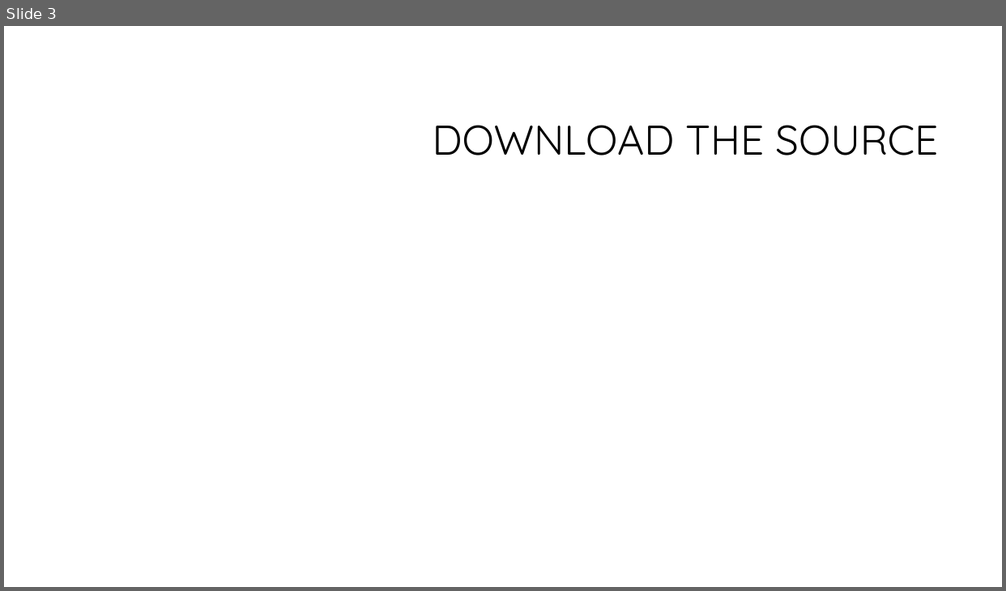
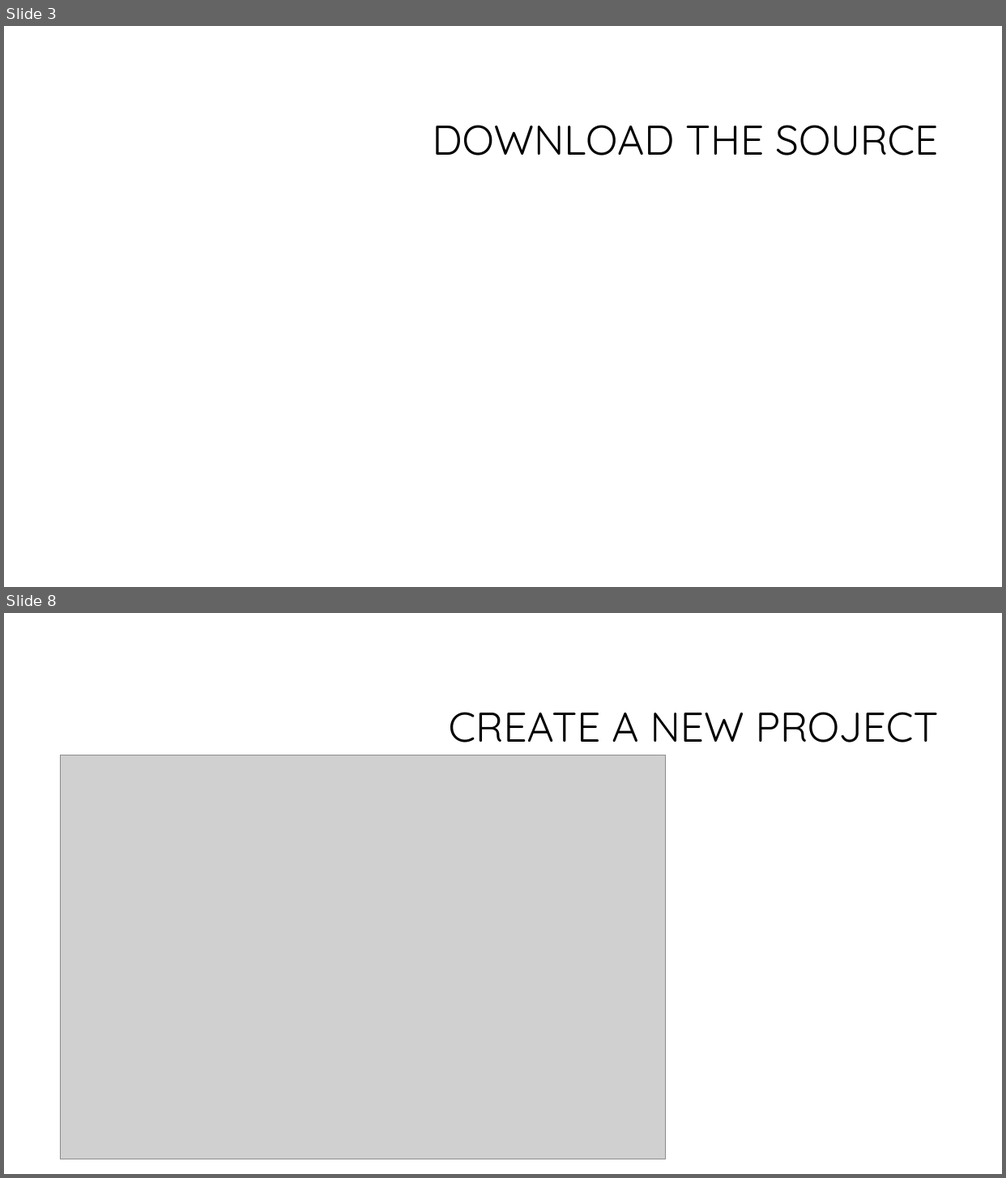
Before and after one commit to Koous61/unreal-course, a slide deck: Multiplayer[3].pptm. Shown one above the other, each under a label of ours: slide 3 before the commit, slides 3 and 8 after it; the slides between them are not shown. The pictures are 1006x591 and 1006x1178 pixels, drawn with LibreOffice and Linux fonts; fonts in the diff are those of the drawing; grey boxes stand for pictures; background and template pictures are left out. Boxes give left, top, right and bottom in pixels: in the first picture for what was removed or moved away, otherwise in the second. Text is boxed around its words. In the diff, an @@ line names an element or a change of style, - is before the commit and + after.

```diff
--- a/Multiplayer[3].pptm
+++ b/Multiplayer[3].pptm
@@ slide 8 added at <box>4,613,1002,1174</box>, background #FFFFFF @@
@@ title added at <box>449,712,939,743</box>, 40 pt, text #000000 @@
+CREATE A NEW PROJECT
@@ picture added at <box>60,756,666,1161</box> @@
```
Also in this commit, not shown: 7 slides changed, 15 other slides added, 2 slides removed.
